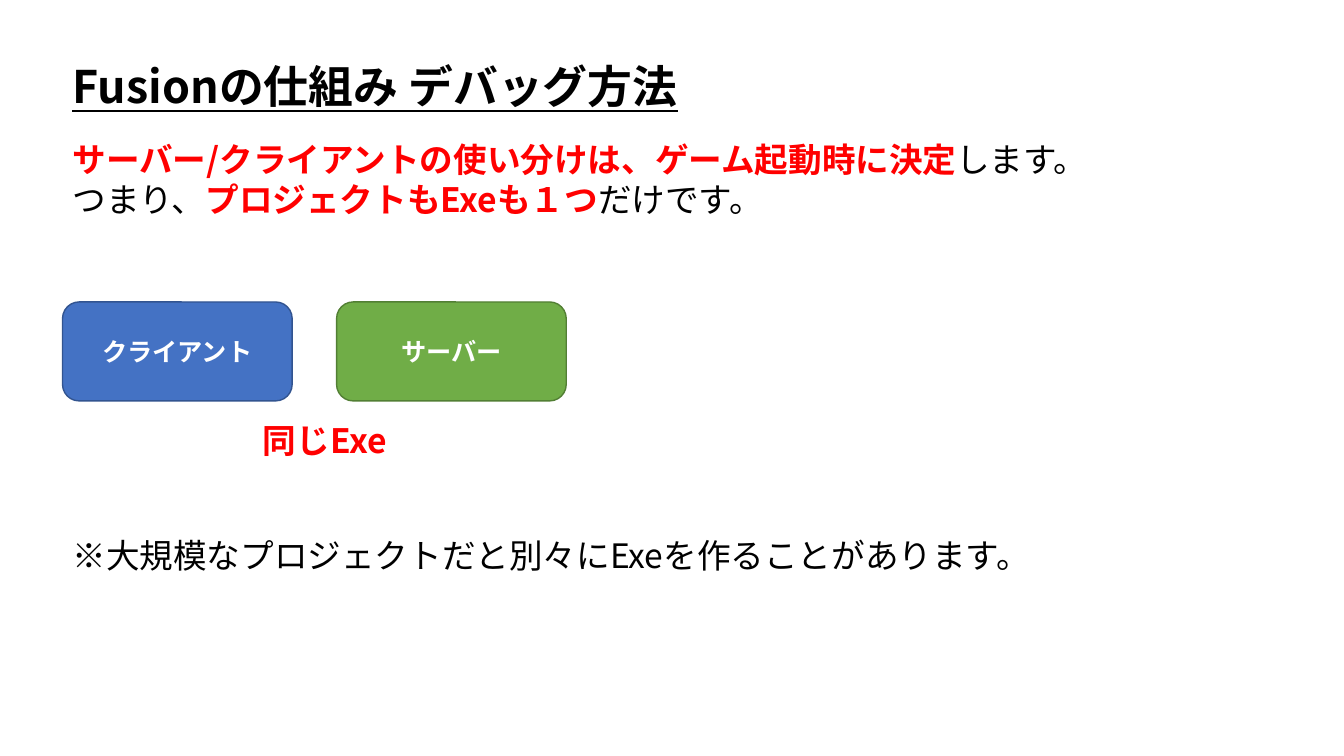
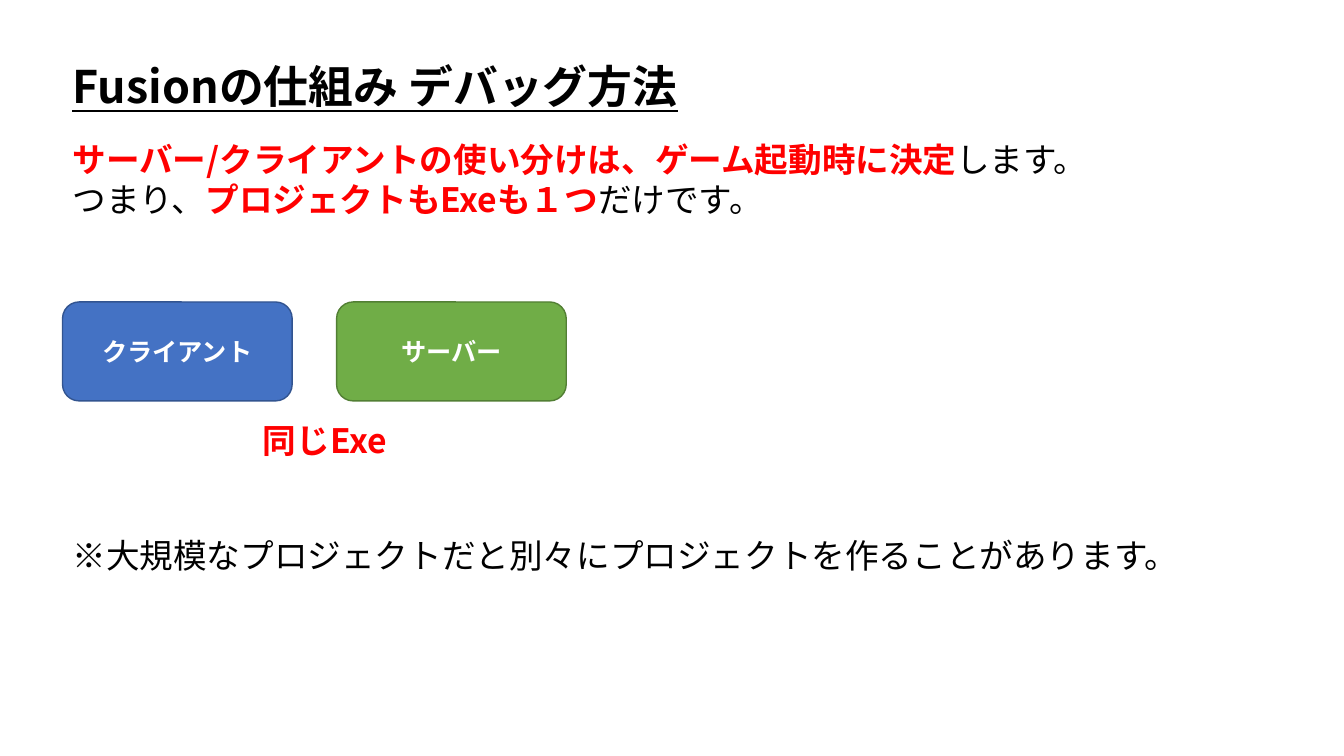
Before and after one commit to ArakiYusuke-Ohara/Textbook, a slide deck: slide 4 of ゲーム科3年/00_前期/オンラインゲームプログラミングⅡ/02_Fusionの仕組み.pptx. Drawn at 1344x756 pixels with LibreOffice and Linux fonts; fonts in the diff are those of the drawing. Boxes give left, top, right and bottom in pixels: in the first picture for what was removed or moved away, otherwise in the second. Text is boxed around its words. In the diff, an @@ line names an element or a change of style, - is before the commit and + after.

```diff
--- a/ゲーム科3年/00_前期/オンラインゲームプログラミングⅡ/02_Fusionの仕組み.pptx
+++ b/ゲーム科3年/00_前期/オンラインゲームプログラミングⅡ/02_Fusionの仕組み.pptx
@@ text at (x1=72, y1=539, x2=1178, y2=571): text changed @@
-※大規模なプロジェクトだと別々にExeを作ることがあります。
+※大規模なプロジェクトだと別々にプロジェクトを作ることがあります。
```
Also in this commit, not shown: 2 other slides changed.
